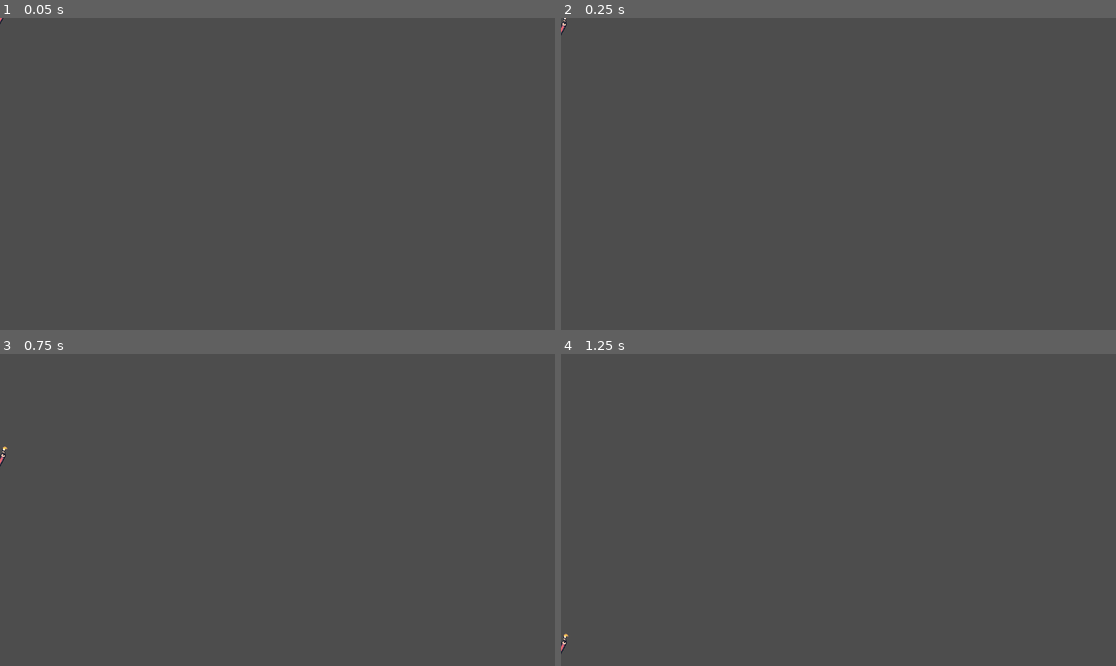
Above: before the commit, frames 1-4 (two rows, left to right).
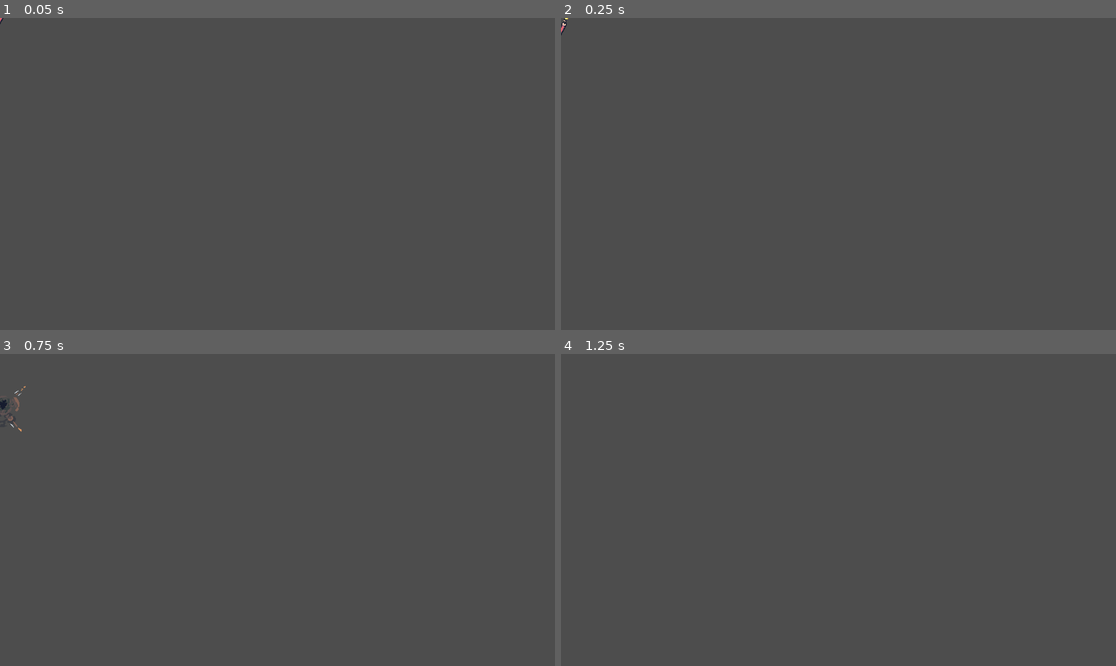
Above: after the commit, the same moments.

Repository: bartletuni/GodotColab
Game: Godot game, scene res://Assets/dynamite.tscn
Two runs of this game, one before a commit and one after it. Both use one fixed random seed, a clock stepped at 60 frames per second and the inputs below. This scene is started directly instead of the project's main scene.
Inputs:
- Up to frame 1 (0.05 s): no input
- Up to frame 2 (0.25 s): no input
- Up to frame 3 (0.75 s): hold Right (attack_right) from 0.53 s (still down)
- Up to frame 4 (1.25 s): keep holding Right (attack_right)

Frame 1 is identical in both runs. In frame 2, less than 0.1% of the frame differs, in the area x 0-2%, y 0-1%; in frame 3, 0.1%, in the area x 0-5%, y 10-37%; in frame 4, less than 0.1%.

Commit message:
Bomb gobling dynamite
dynamiteguans[ now has correct features and explodes in a timer

Diff:
--- a/Project 1/colaboration-project/Assets/dynamite.tscn
+++ b/Project 1/colaboration-project/Assets/dynamite.tscn
@@ -1,6 +1,7 @@
 [gd_scene format=3 uid="uid://c3tw6jwlkjpnk"]
 
 [ext_resource type="Texture2D" uid="uid://dupb64rmccfek" path="res://Sprites/Tiny Swords (Update 010)/Factions/Goblins/Troops/TNT/Dynamite/Dynamite.png" id="1_3ow3x"]
+[ext_resource type="Script" uid="uid://dd3wopdxrq4yc" path="res://Scripts/dynamite.gd" id="1_acc5q"]
 [ext_resource type="Texture2D" uid="uid://dco5r6hmmkvfc" path="res://Sprites/Tiny Swords (Update 010)/Effects/Explosion/Explosions.png" id="2_t8ewh"]
 
 [sub_resource type="CapsuleShape2D" id="CapsuleShape2D_vhuvm"]
@@ -99,7 +100,7 @@
 }],
 "loop": false,
 "name": &"Explosion",
-"speed": 40.0
+"speed": 20.0
 }, {
 "frames": [{
 "duration": 1.0,
@@ -126,26 +127,33 @@
 }]
 
 [sub_resource type="CircleShape2D" id="CircleShape2D_nscum"]
-radius = 201.06218
+radius = 50.01
 
-[node name="Dynamite" type="RigidBody2D" unique_id=1692285709]
+[node name="Dynamite" type="RigidBody2D" unique_id=1692285709 groups=["Hazards"]]
 mass = 0.104
 gravity_scale = 0.842
+script = ExtResource("1_acc5q")
 
-[node name="CollisionShape2D" type="CollisionShape2D" parent="." unique_id=1345613870]
+[node name="CollisionShape2D" type="CollisionShape2D" parent="." unique_id=1345613870 groups=["Hazards"]]
 position = Vector2(-0.055, 1.65)
 rotation = 0.4660029
 shape = SubResource("CapsuleShape2D_vhuvm")
 
 [node name="AnimatedSprite2D" type="AnimatedSprite2D" parent="." unique_id=1221415081]
 sprite_frames = SubResource("SpriteFrames_emgbd")
-animation = &"Primed"
-frame_progress = 0.9073866
+animation = &"Explosion"
+autoplay = "Primed"
 
-[node name="ExplosionRadius" type="Area2D" parent="." unique_id=337395988]
+[node name="ExplosionRadius" type="Area2D" parent="." unique_id=337395988 groups=["Hazards"]]
 
-[node name="CollisionShape2D" type="CollisionShape2D" parent="ExplosionRadius" unique_id=1139283877]
+[node name="ExplosionShape" type="CollisionShape2D" parent="ExplosionRadius" unique_id=1139283877 groups=["Hazards"]]
 shape = SubResource("CircleShape2D_nscum")
+disabled = true
 
 [node name="FuseTimer" type="Timer" parent="." unique_id=710380595]
-wait_time = 2.0
+wait_time = 0.5
+one_shot = true
+autostart = true
+
+[connection signal="area_entered" from="ExplosionRadius" to="." method="_on_explosion_radius_area_entered"]
+[connection signal="timeout" from="FuseTimer" to="." method="_on_fuse_timer_timeout"]
--- a/Project 1/colaboration-project/Assets/goblin_yellow.tscn
+++ b/Project 1/colaboration-project/Assets/goblin_yellow.tscn
@@ -361,3 +361,8 @@
 animation = &"death"
 frame = 0
 frame_progress = 0.0
+
+[node name="HealthBar" parent="." index="5" unique_id=438853022]
+max_value = 2.0
+step = 1.0
+value = 2.0
--- a/Project 1/colaboration-project/Scripts/bomb_goblin.gd
+++ b/Project 1/colaboration-project/Scripts/bomb_goblin.gd
@@ -1,6 +1,6 @@
 extends CharacterBody2D
 
-var entity_id: String = "redgoblin001"
+var entity_id: String = ""
 
 @export var bomb_goblin: CharacterBody2D
 @onready var player: CharacterBody2D = $"../Player"
--- a/Project 1/colaboration-project/Scripts/dynamite.gd
+++ b/Project 1/colaboration-project/Scripts/dynamite.gd
@@ -1,6 +1,16 @@
-extends Area2D
+extends RigidBody2D
 
-@onready var bomb_goblin: CharacterBody2D = $"."
+@onready var explosion_shape: CollisionShape2D = $ExplosionRadius/ExplosionShape
+@onready var dynamite: RigidBody2D = $"."
 
-func _ready() -> void:
-	pass
+#func _ready() -> void:
+	#$AnimatedSprite2D.play("Primed")
+
+func _on_fuse_timer_timeout() -> void:
+	dynamite.set_deferred("freeze", true)
+	$AnimatedSprite2D.play("Explosion")
+	explosion_shape.set_deferred("disabled", false)
+	await get_tree().create_timer(0.1).timeout
+	explosion_shape.set_deferred("disabled", true)
+	await get_tree().create_timer(0.3).timeout
+	queue_free()
--- a/Project 1/colaboration-project/Scripts/player.gd
+++ b/Project 1/colaboration-project/Scripts/player.gd
@@ -47,18 +47,6 @@
 		velocity = velocity.lerp(attack_speed_target, ACCEL * delta)
 		move_and_slide()
 		return
-	#if animated_sprite_2d.animation == "attack_side" and animated_sprite_2d.is_playing():
-		#velocity = direction * 200
-		#move_and_slide()
-		#return
-	#elif	 animated_sprite_2d.animation == "attack_up" and animated_sprite_2d.is_playing():
-		#velocity = direction * 200
-		#move_and_slide()
-		#return
-	#elif	 animated_sprite_2d.animation == "attack_down" and animated_sprite_2d.is_playing():
-		#velocity = direction * 200
-		#move_and_slide()
-		#return
 
 	if PlayerData.player_health >= 1:
 		var target_velocity = direction * SPEED
Not shown, changed: Project 1/colaboration-project/Scripts/dynamite.gd.uid
